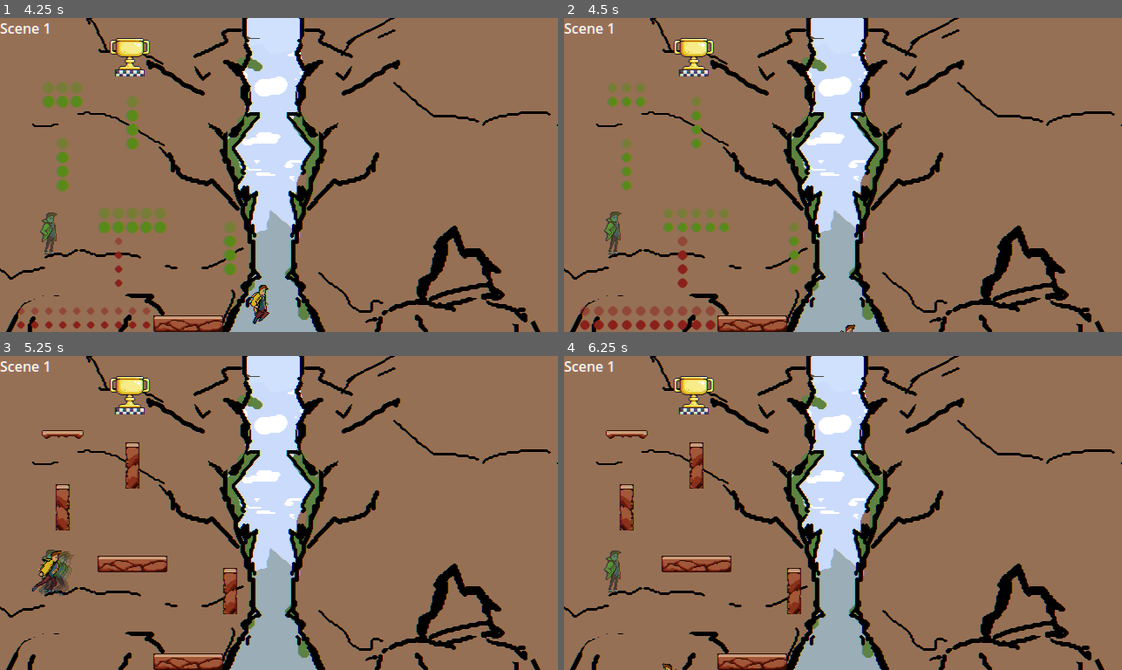
Above: before the commit, frames 1-4 (two rows, left to right).
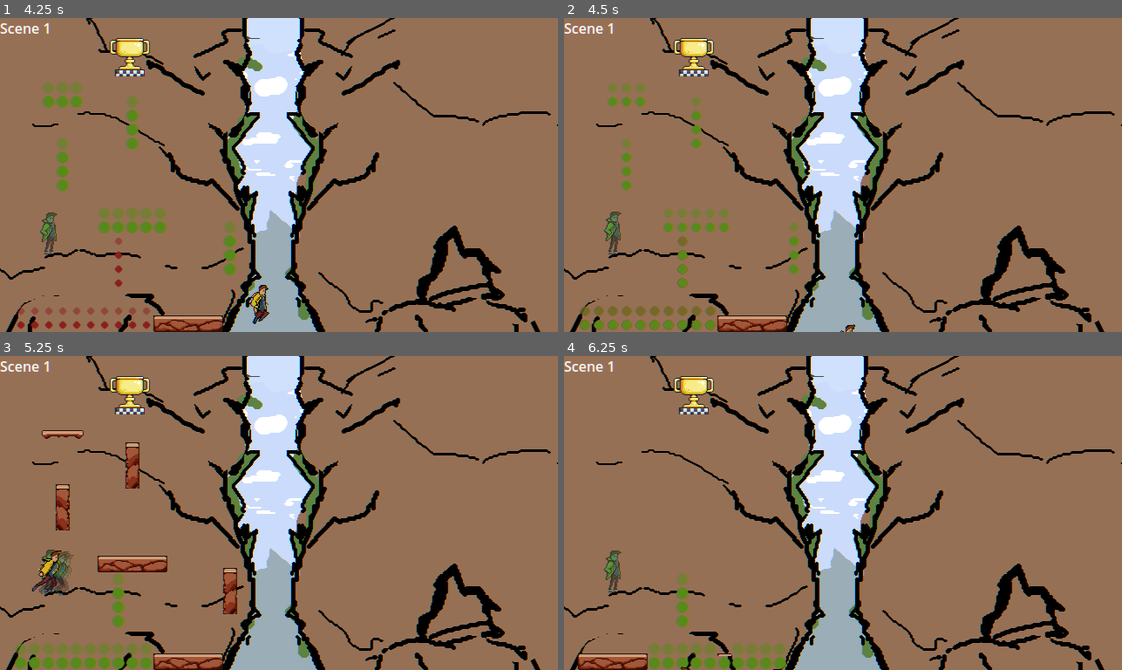
Above: after the commit, the same moments.

Repository: DeVelox/Niro
Game: Godot game, scene res://main.tscn
Two runs of this game, one before a commit and one after it. Both use one fixed random seed, a clock stepped at 60 frames per second and the inputs below.
Inputs:
- Up to frame 1 (4.25 s): hold D (right) 0.53-2.03 s; tap Shift (dash) at 0.6, 2.1, 3.6 s; tap Space (jump) at 0.77, 1.52, 3.02, 3.77 s; tap F (interact) at 1.35, 2.85 s; tap Enter at 2 s; hold A (left) 2.03-2.78 s; hold D (right) from 2.78 s (still down)
- Up to frame 2 (4.5 s): release D (right) at 4.28 s; hold A (left) from 4.28 s (still down); tap F (interact) at 4.35 s
- Up to frame 3 (5.25 s): tap Space (jump) at 4.52 s; release A (left) at 5.03 s; hold D (right) from 5.03 s (still down); tap Shift (dash) at 5.1 s
- Up to frame 4 (6.25 s): release D (right) at 5.78 s; hold A (left) from 5.78 s (still down); tap F (interact) at 5.85 s; tap Space (jump) at 6.02 s

Frame 1 is identical in both runs. In frame 2, 0.9% of the frame differs, in the area x 2-28%, y 69-100%; in frame 3, 1.5%; in frame 4, 4.5%, in the area x 2-43%, y 23-100%.

Commit message:
Tilemap based recall system

Diff:
--- a/levels/tutorial/legs1.tscn
+++ b/levels/tutorial/legs1.tscn
@@ -16,10 +16,9 @@
 offset_bottom = 376.0
 texture = ExtResource("2_edlv4")
 
-[node name="SceneSwitcher" parent="." node_paths=PackedStringArray("outro") instance=ExtResource("6_i37ls")]
+[node name="SceneSwitcher" parent="." instance=ExtResource("6_i37ls")]
 position = Vector2(149, 35)
 next_scene = "res://levels/tutorial/legs2.tscn"
-outro = NodePath("../Scene2")
 
 [node name="Spawn" type="Marker2D" parent="."]
 position = Vector2(59, 237)
--- a/scripts/level.gd
+++ b/scripts/level.gd
@@ -14,11 +14,12 @@
 
 
 func _set_checkpoint() -> void:
+	if get_node_or_null("/root/Main/Checkpoint"):
+		return
 	if checkpoint and Upgrades.check(Upgrades.Type.RECALL):
 		var main := get_node("/root/Main")
 		var place_checkpoint: Checkpoint = load("res://player/checkpoint.tscn").instantiate()
 		main.add_child(place_checkpoint)
-		Scene.scene_history = [Scene.current_scene]
 
 
 func _set_spawn() -> void:
--- a/scripts/level_switcher.gd
+++ b/scripts/level_switcher.gd
@@ -18,15 +18,14 @@
 	next_level.set_player_spawn = set_player_spawn
 	Scene.current_level = next_level
 	Scene.current_scene = next_scene
-	Scene.scene_history.append(next_scene)
+	Scene.active_tilemap.clear()
 	main.call_deferred("add_child", next_level)
 	get_parent().destroy()
 
 
 func _play_outro() -> void:
 	if outro:
-		Scene.fade_out(outro)
-		await get_tree().create_timer(1).timeout
+		await Scene.fade_out(outro)
 		return
 
 
--- a/scripts/player.gd
+++ b/scripts/player.gd
@@ -428,21 +428,20 @@
 func _try_interact() -> void:
 	if interact_check.is_colliding():
 		interact_check.get_collider().interact()
-	else:
-		_try_place_checkpoint()
-
-
-func _try_place_checkpoint() -> void:
-	var main := get_node("/root/Main")
-	if is_on_floor() and has_checkpoint and Upgrades.check(Upgrades.Type.RECALL):
-		var checkpoint := get_node_or_null("/root/Main/Checkpoint")
-		if checkpoint:
-			Scene.scene_history.clear()
-			checkpoint.destroy()
-		has_checkpoint = false
-		var place_checkpoint: Checkpoint = load("res://player/checkpoint.tscn").instantiate()
-		main.add_child(place_checkpoint)
-		Scene.scene_history = [Scene.current_scene]
+
+
+# Deprecated
+#func _try_place_checkpoint() -> void:
+#var main := get_node("/root/Main")
+#if is_on_floor() and has_checkpoint and Upgrades.check(Upgrades.Type.RECALL):
+#var checkpoint := get_node_or_null("/root/Main/Checkpoint")
+#if checkpoint:
+#Scene.scene_history.clear()
+#checkpoint.destroy()
+#has_checkpoint = false
+#var place_checkpoint: Checkpoint = load("res://player/checkpoint.tscn").instantiate()
+#main.add_child(place_checkpoint)
+#Scene.scene_history = [Scene.current_scene]
 
 
 func _try_recall(long_reset = false) -> void:
@@ -460,27 +459,36 @@
 
 
 func _soft_recall() -> void:
-	var main := get_node("/root/Main")
 	var checkpoint := get_node("/root/Main/Checkpoint")
-	if Scene.scene_history.size() > 1:
-		var delay: float = REWIND_DUR / Scene.scene_history.size()
-		Scene.scene_history.reverse()
-		for scene in Scene.scene_history:
-			var rewind_level: Node2D = load(scene).instantiate()
-			main.call_defered("add_child", rewind_level)
-			Scene.current_level.destroy(delay)
-			Scene.current_level = rewind_level
-			Scene.current_scene = scene
-		Scene.scene_history = [Scene.current_scene]
+	var rewind_dur := Scene.active_tilemap.size() - 1
 	var tween := create_tween()
+
+	if rewind_dur:
+		Scene.recall()
+
 	_collision(0)
 	(
 		tween
-		. tween_property(self, "position", checkpoint.position, REWIND_DUR)
+		. tween_property(self, "position", checkpoint.position, max(1, rewind_dur))
 		. set_trans(Tween.TRANS_ELASTIC)
 		. set_ease(Tween.EASE_IN_OUT)
 	)
 	tween.tween_callback(_collision)
+
+
+# Deprecated
+#func _soft_recall() -> void:
+#var main := get_node("/root/Main")
+#if Scene.scene_history.size() > 1:
+#var delay: float = REWIND_DUR / Scene.scene_history.size()
+#Scene.scene_history.reverse()
+#for scene in Scene.scene_history:
+#var rewind_level: Node2D = load(scene).instantiate()
+#main.call_defered("add_child", rewind_level)
+#Scene.current_level.destroy(delay)
+#Scene.current_level = rewind_level
+#Scene.current_scene = scene
+#Scene.scene_history = [Scene.current_scene]
 
 
 func _collision(state = 1) -> void:
--- a/scripts/singleton/scene_manager.gd
+++ b/scripts/singleton/scene_manager.gd
@@ -7,7 +7,8 @@
 
 var current_scene: String
 var current_level: Node2D
-var scene_history: Array[String]
+
+var active_tilemap: Array[TileMap]
 
 var spawn_point: Vector2
 var fade_map: Dictionary = {
@@ -214,24 +215,36 @@
 	return map
 
 
-func fade_in(tilemap: TileMap) -> void:
+func fade_in(tilemap: TileMap, is_recall: bool = false) -> void:
 	toggle_layers(tilemap, false)
 	var temp = _add_temp_layer(tilemap)
 
+	var anim: String
+	if is_recall:
+		anim = "fade_out"
+	else:
+		anim = "fade_in"
+
 	get_tree().call_group("stay", "stay", tilemap, temp)
-	get_tree().call_group("fade_in", "fade_in", tilemap, temp)
+	get_tree().call_group("fade_in", anim, tilemap, temp)
 	await get_tree().create_timer(1).timeout
 
 	_remove_temp_layer(tilemap, temp)
 	toggle_layers(tilemap, true)
 
 
-func fade_out(tilemap: TileMap) -> void:
+func fade_out(tilemap: TileMap, is_recall: bool = false) -> void:
 	toggle_layers(tilemap, false)
 	var temp = _add_temp_layer(tilemap)
 
+	var anim: String
+	if is_recall:
+		anim = "fade_in"
+	else:
+		anim = "fade_out"
+
 	get_tree().call_group("stay", "stay", tilemap, temp)
-	get_tree().call_group("fade_out", "fade_out", tilemap, temp)
+	get_tree().call_group("fade_out", anim, tilemap, temp)
 	await get_tree().create_timer(1).timeout
 
 	_remove_temp_layer(tilemap, temp)
@@ -265,6 +278,25 @@
 		tilemap.set_cell(temp, pos, source, anim)
 
 
+func recall():
+	active_tilemap.reverse()
+	for tilemap in active_tilemap:
+		if not tilemap.prev:
+			break
+		recall_out(tilemap)
+		await recall_in(tilemap.prev)
+	active_tilemap.clear()
+	reload()
+
+
+func recall_in(tilemap: TileMap):
+	await fade_in(tilemap, true)
+
+
+func recall_out(tilemap: TileMap):
+	await fade_out(tilemap, true)
+
+
 func _get_atlas_coords_for_all_tiles(tilemap: TileMap, layer: int) -> Array[Vector2i]:
 	var atlas: Array[Vector2i] = []
 	var tiles = tilemap.get_used_cells(1)
--- a/scripts/tilemap.gd
+++ b/scripts/tilemap.gd
@@ -6,6 +6,8 @@
 
 # Called when the node enters the scene tree for the first time.
 func _ready() -> void:
+	if not prev:
+		Scene.active_tilemap.append(self)
 	if next:
 		Scene.toggle_layers(next, false)
 		Scene.should_fade.connect(_fade)
@@ -15,4 +17,5 @@
 	if tilemap == self:
 		Scene.should_fade.disconnect(_fade)
 		Scene.fade_in(next)
-		Scene.fade_out(self)
+		await Scene.fade_out(self)
+		Scene.active_tilemap.append(next)
